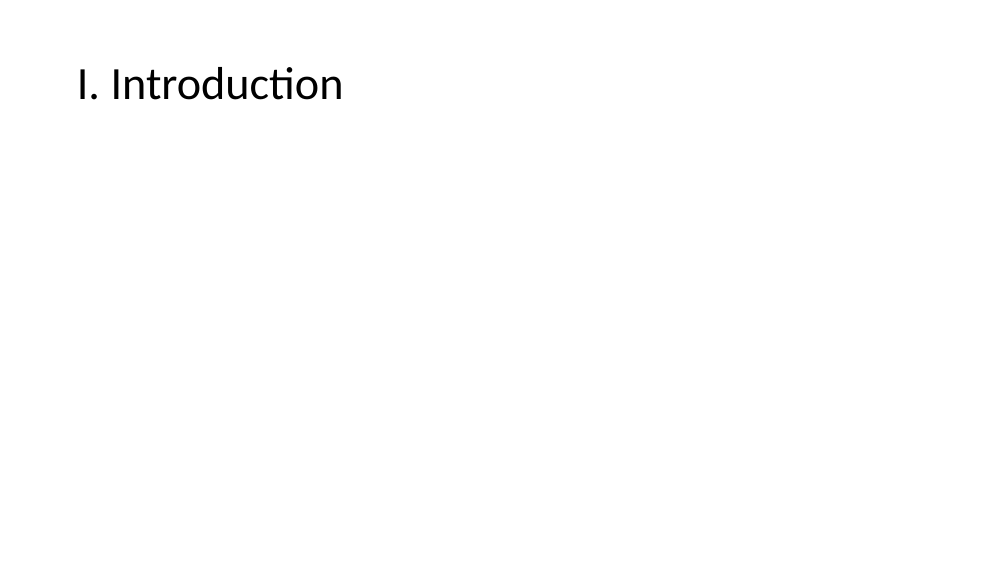
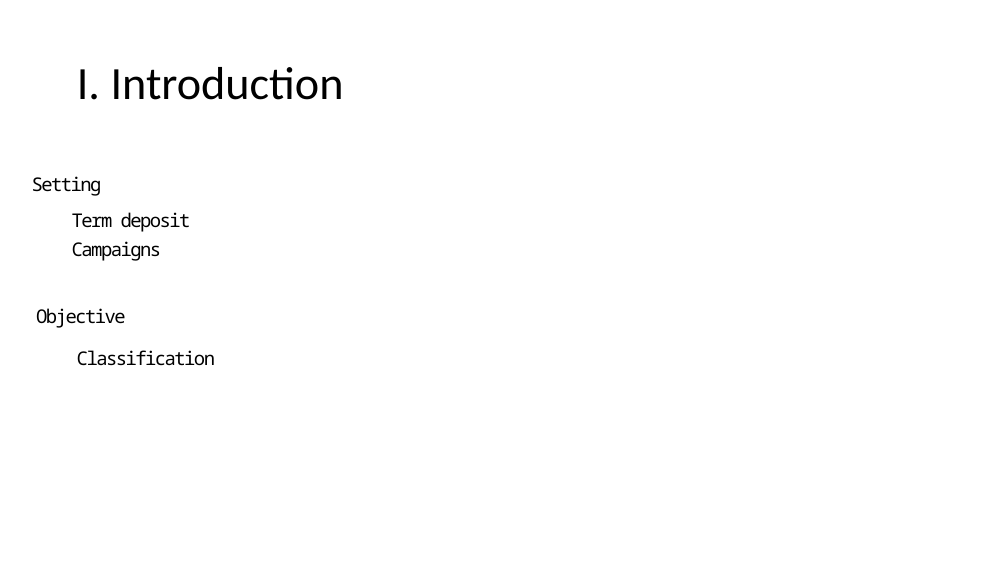
Before and after one commit to alonsovega4776/Bank-Marketing, a slide deck: slide 2 of pres.pptx. Drawn at 1008x567 pixels with LibreOffice and Linux fonts; fonts in the diff are those of the drawing. Boxes give left, top, right and bottom in pixels: in the first picture for what was removed or moved away, otherwise in the second. Text is boxed around its words. In the diff, an @@ line names an element or a change of style, - is before the commit and + after.

Commit message:
updated pptx

```diff
--- a/pres.pptx
+++ b/pres.pptx
@@ text added at (32,176,102,196), 18 pt, text #000000 @@
+Setting
@@ text added at (72,212,191,232), 18 pt, text #000000 @@
+Term deposit
@@ text added at (72,241,162,261), 18 pt, text #000000 @@
+Campaigns
@@ text added at (36,308,126,328), 18 pt, text #000000 @@
+Objective
@@ text added at (77,350,215,366), 18 pt, text #000000 @@
+Classification
```
